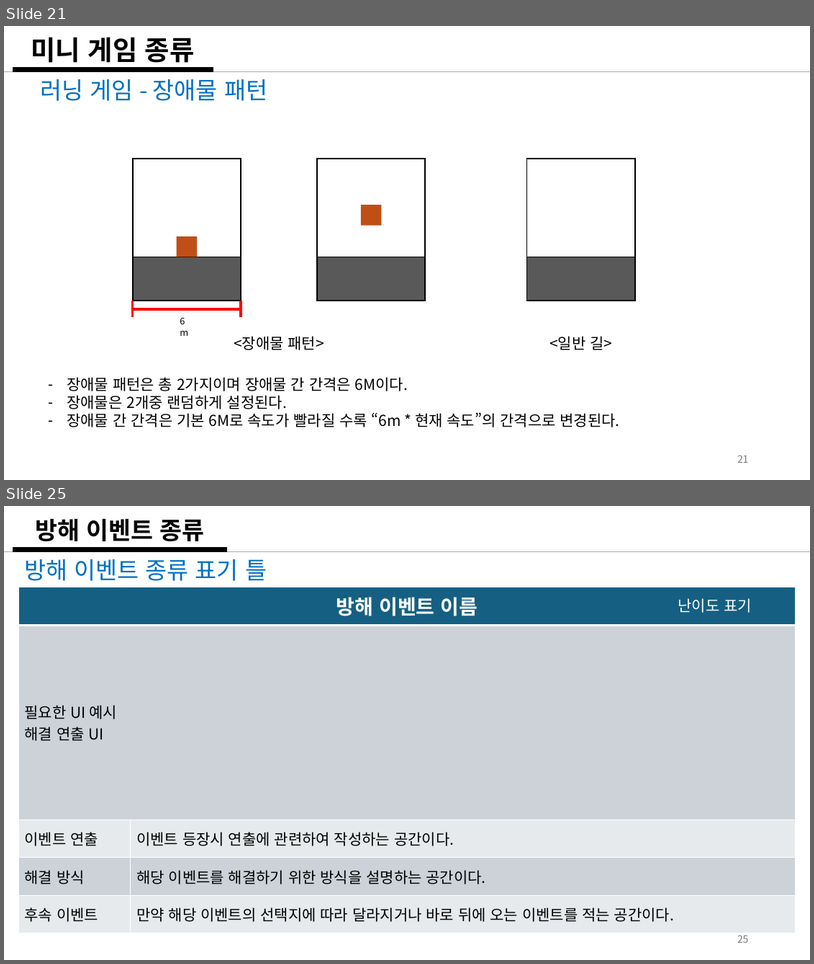
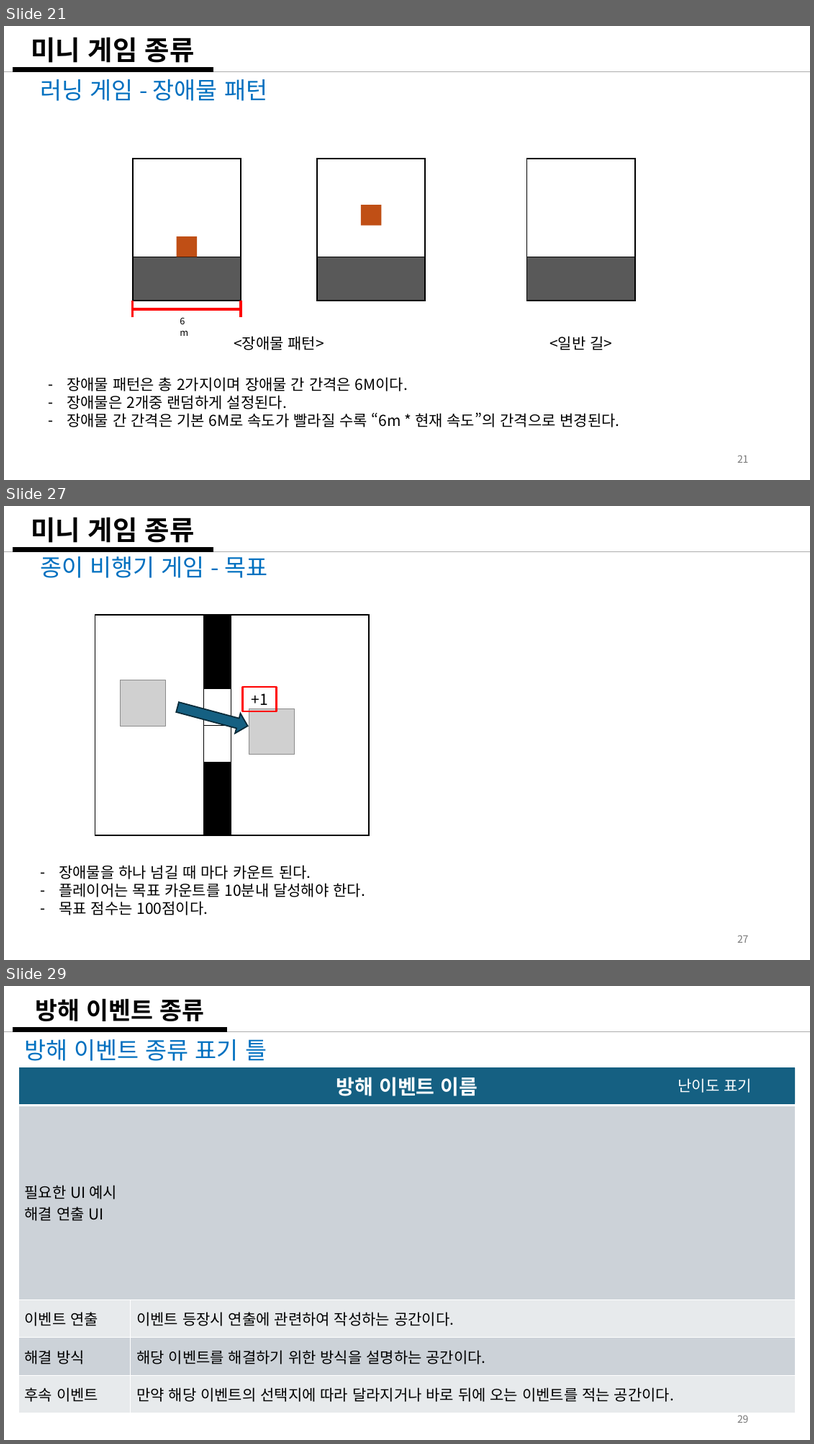
Before and after one commit to weariness00/Mandle_10Minute_Game, a slide deck: document/Please Leave me alone!.pptx. Shown one above the other, each under a label of ours: slides 21 and 25 before the commit, slides 21, 27 and 29 after it; the slides between them are not shown. The pictures are 814x964 and 814x1444 pixels, drawn with LibreOffice and Linux fonts; fonts in the diff are those of the drawing; grey boxes stand for pictures. Boxes give left, top, right and bottom in pixels: in the first picture for what was removed or moved away, otherwise in the second. Text is boxed around its words. In the diff, an @@ line names an element or a change of style, - is before the commit and + after.

Commit message:
20250204_기획_update
- 추가 미니게임 기획

```diff
--- a/document/Please Leave me alone!.pptx
+++ b/document/Please Leave me alone!.pptx
@@ slide 27 added at (4, 506, 810, 960), background #FFFFFF @@
@@ title added at (31, 517, 195, 543), 32 pt, text #000000, bold @@
+미니 게임 종류
@@ line added from (4, 552) to (810, 552), #AEAEAE 1.5 pt @@
@@ line added from (13, 549) to (214, 549), #000000 6 pt @@
@@ text added at (40, 551, 268, 578), 28 pt, text #0070C0 @@
+종이 비행기 게임 - 목표
@@ rectangle added at (95, 615, 369, 835), fill #FFFFFF, outline #000000 1.5 pt @@
@@ table added at (203, 615, 231, 836), 6 rows, 1 columns @@
+
+
+
+
+
+
@@ picture added at (120, 680, 165, 726) @@
@@ right arrow added at (175, 698, 250, 736), fill #156082, outline #092A39 1.5 pt @@
@@ rectangle added at (243, 687, 277, 711), outline #FF0000 2.25 pt, 18 pt, text #000000 @@
++1
@@ picture added at (249, 708, 294, 754) @@
@@ text added at (59, 865, 365, 915), 18 pt, text #000000 @@
+– 장애물을 하나 넘길 때 마다 카운트 된다.
+– 플레이어는 목표 카운트를 10분내 달성해야 한다.
+– 목표 점수는 100점이다.
@@ page number added at (738, 934, 749, 942), 12 pt, text #797979 @@
+27
@@ what was slide 25 is now slide 29 @@
@@ page number at (738, 1414, 749, 1422): text changed @@
-25
+29
```
Also in this commit, not shown: 7 slides changed, 3 other slides added, 1 other file.
